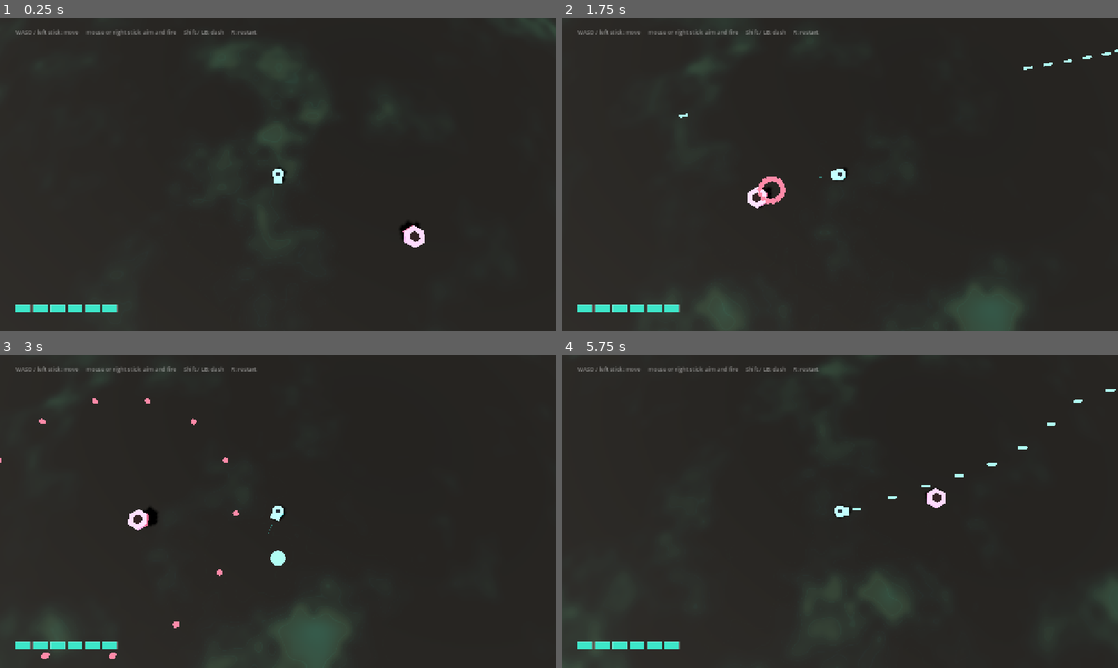
Above: before the commit, frames 1-4 (two rows, left to right).
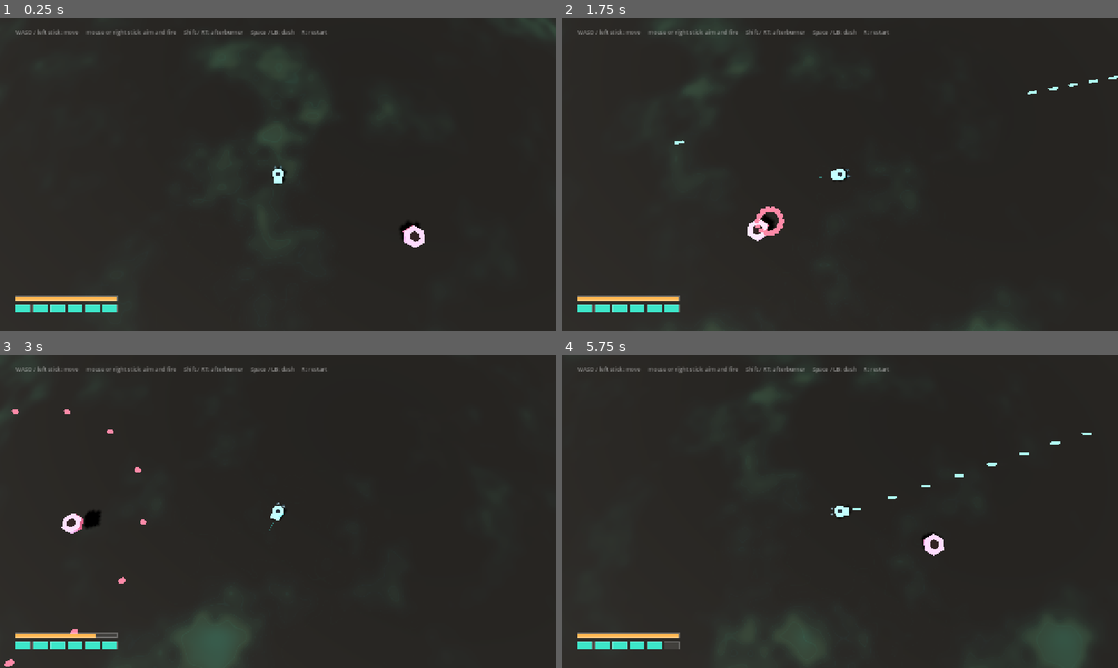
Above: after the commit, the same moments.

Repository: jlortegacares/gerwalk
Game: Godot game, scene res://levels/arena/arena.tscn
Two runs of this game, one before a commit and one after it. Both use one fixed random seed, a clock stepped at 60 frames per second and the inputs below.
Inputs (mouse positions are in pixels of both pictures, inside the frame that each line leads up to):
- Up to frame 1 (0.25 s): no input
- Up to frame 2 (1.75 s): move the mouse to (962, 158) at 0.52 s; press the mouse at (962, 158) at 0.53 s; hold D (move_right) 0.53-1.28 s; tap Space (dash) at 0.6 s; move the mouse to (728, 190) at 1.27 s; release the mouse at (728, 190) at 1.28 s; hold S (move_down) from 1.28 s (still down); click (728, 190) at 1.35 s; tap Shift (boost, bound only after the commit) at 1.55 s
- Up to frame 3 (3 s): move the mouse to (333, 442) at 2.02 s; release S (move_down) at 2.03 s; hold D (move_right) 2.03-2.78 s; hold Shift (boost, bound only after the commit) 2.03-2.78 s; click (333, 442) at 2.17 s; tap Space (dash) at 2.3, 2.85 s; move the mouse to (250, 574) at 2.77 s; hold W (move_up) from 2.78 s (still down)
- Up to frame 4 (5.75 s): click (812, 574) at 3.05 s; move the mouse to (1006, 558) at 3.52 s; release W (move_up) at 3.53 s; press the mouse at (1006, 558) at 3.53 s; hold A (move_left) 3.53-5.03 s; tap Shift (boost, bound only after the commit) at 3.8, 4.35 s; tap R (restart) at 4.15 s; move the mouse to (673, 464) at 4.27 s; release the mouse at (673, 464) at 4.28 s; click (673, 464) at 4.42 s; tap Space (dash) at 4.55, 5.1 s; move the mouse to (867, 511) at 5.02 s; press the mouse at (867, 511) at 5.03 s; hold S (move_down) from 5.03 s (still down)

The runs differ from the first frame. In frame 1, 0.5% of the frame differs, in the area x 2-59%, y 3-91%; in frame 2, 3.1%; in frame 3, 5.1%, in the area x 0-63%, y 3-100%; in frame 4, 3.8%.

Commit message:
feat: give the ship an afterburner with a turbo reserve
Holding the burner raises the top speed from 26.8 to 42 and drains a
100-unit reserve at 45/s; the reserve refills at 24/s whenever the burner
is off. Emptying it latches until the button is released, so holding the
key at zero cannot stutter the ship between two speeds.

Shift becomes the afterburner and the dash keeps Space plus the left
shoulder. The HUD grows a continuous turbo bar above the segmented HP bar,
fed by player_turbo_changed once per whole reserve unit. Twin plume and
core cones sit behind the hull and the lens widens a little while burning.

Diff:
--- a/common/global_event_bus.gd
+++ b/common/global_event_bus.gd
@@ -3,6 +3,7 @@
 ## Presentation listens here; gameplay never reaches into the UI.
 
 signal player_health_changed(current: int, maximum: int)
+signal player_turbo_changed(current: float, maximum: float)
 signal player_died
 signal enemy_killed
 signal camera_shake_requested(strength: float)
--- a/entities/player/player.gd
+++ b/entities/player/player.gd
@@ -26,6 +26,19 @@
 const DASH_DURATION: float = 0.16
 const DASH_COOLDOWN: float = 0.85
 
+## Afterburner. Normal thrust tops out at MAX_SPEED; the burner trades reserve for
+## a higher top speed, and the reserve only fills back while the burner is off.
+const BOOST_SPEED: float = 42.0
+const BOOST_ACCELERATION: float = 420.0
+const TURBO_MAX: float = 100.0
+const TURBO_DRAIN_PER_SECOND: float = 45.0
+const TURBO_RECHARGE_PER_SECOND: float = 24.0
+const FOV_BOOST_KICK: float = 5.0
+const FOV_RATE: float = 18.0
+
+const THRUSTER_X: float = -1.25
+const THRUSTER_Z: float = 0.55
+
 const BODY_RADIUS: float = 1.1
 const MUZZLE_DISTANCE: float = 1.8
 const BEAM_START: float = 2.4
@@ -48,17 +61,30 @@
 var _dash_direction: Vector3 = Vector3.RIGHT
 var _alive: bool = true
 
+var _turbo: float = TURBO_MAX
+var _boosting: bool = false
+var _turbo_locked: bool = false
+var _turbo_shown: float = TURBO_MAX
+var _base_fov: float = 58.0
+
 var _visual: Node3D
 var _visual_material: StandardMaterial3D
 var _aim_beam: MeshInstance3D
+var _thruster_plumes_material: StandardMaterial3D
+var _thruster_cores_material: StandardMaterial3D
+var _thruster_plumes: Array[MeshInstance3D] = []
+var _thruster_cores: Array[MeshInstance3D] = []
 
 
 func _ready() -> void:
 	add_to_group(&"player")
 	camera = %Camera
+	_base_fov = camera.fov
 	_build_visual()
+	_build_thrusters()
 	_build_aim_beam()
 	GlobalEventBus.player_health_changed.emit.call_deferred(_hp, MAX_HP)
+	GlobalEventBus.player_turbo_changed.emit.call_deferred(_turbo, TURBO_MAX)
 
 
 func _physics_process(delta: float) -> void:
@@ -78,22 +104,97 @@
 
 	_update_aim()
 	_update_firing()
+	_update_afterburner_visual(delta)
 
 
 func _move(delta: float) -> void:
 	var input_direction: Vector2 = Input.get_vector(
 		&"move_left", &"move_right", &"move_up", &"move_down"
 	)
+	var thrusting: bool = input_direction.length_squared() > 0.0
+	_update_boost(delta, thrusting)
+
+	var speed: float = BOOST_SPEED if _boosting else MAX_SPEED
+	var acceleration: float = BOOST_ACCELERATION if _boosting else ACCELERATION
 	# Screen up maps to -Z, so the ring reads the same as it did in 2D.
-	var target: Vector3 = Vector3(input_direction.x, 0.0, input_direction.y) * MAX_SPEED
-
-	if target.length_squared() > 0.0:
-		velocity = velocity.move_toward(target, ACCELERATION * delta)
+	var target: Vector3 = Vector3(input_direction.x, 0.0, input_direction.y) * speed
+
+	if thrusting:
+		velocity = velocity.move_toward(target, acceleration * delta)
 	else:
 		velocity = velocity.move_toward(Vector3.ZERO, FRICTION * delta)
 
 	velocity.y = 0.0
 	move_and_slide()
+
+
+## The burner is a tank, not a cooldown: it drains while it is being used and
+## fills back whenever it is not. It only burns when the ship is actually
+## thrusting, so the reserve measures ground covered instead of button time.
+## Emptying it latches until the button is released; re-arming on a partial
+## refill would stutter the ship between two speeds while held.
+func _update_boost(delta: float, thrusting: bool) -> void:
+	var pressed: bool = Input.is_action_pressed(&"boost")
+	if not pressed:
+		_turbo_locked = false
+
+	_boosting = pressed and thrusting and not _turbo_locked and _turbo > 0.0
+
+	if _boosting:
+		_turbo = maxf(_turbo - TURBO_DRAIN_PER_SECOND * delta, 0.0)
+		if _turbo <= 0.0:
+			_turbo_locked = true
+			_boosting = false
+	else:
+		_turbo = minf(_turbo + TURBO_RECHARGE_PER_SECOND * delta, TURBO_MAX)
+
+	_emit_turbo()
+
+
+## One event per whole reserve unit instead of one per physics frame: the bar is
+## 234 px wide, so a unit is under 2.5 px. Smooth to the eye, quiet on the bus.
+func _emit_turbo() -> void:
+	var shown: float = roundf(_turbo)
+	if is_equal_approx(shown, _turbo_shown):
+		return
+	_turbo_shown = shown
+	GlobalEventBus.player_turbo_changed.emit(_turbo, TURBO_MAX)
+
+
+## Twin nozzles behind the hull. Two nested cones per nozzle: a wide blue plume
+## that carries the shape and a thin hot core that makes it glow, because a single
+## additive cone either reads as an opaque white arrow or fades into the ground.
+## The flame follows the forward component of the velocity, not the input: a ship
+## strafing with its nose elsewhere is not burning towards its nose, and a flame
+## that grew anyway would be a lie. The camera kicks out a little while burning,
+## which reads as speed on a featureless surface.
+func _update_afterburner_visual(delta: float) -> void:
+	var forward_speed: float = maxf(velocity.dot(_aim_direction), 0.0)
+	var thrust: float = clampf(forward_speed / BOOST_SPEED, 0.0, 1.0)
+	var heat: float = clampf(
+		(forward_speed - MAX_SPEED) / (BOOST_SPEED - MAX_SPEED), 0.0, 1.0
+	)
+
+	_layout_flames(_thruster_plumes, 0.50 + thrust * 2.30)
+	_layout_flames(_thruster_cores, 0.35 + thrust * 1.40)
+
+	_thruster_plumes_material.albedo_color = Color(
+		lerpf(0.22, 0.5, heat), lerpf(0.6, 0.85, heat), 1.0, 0.08 + thrust * 0.24
+	)
+	_thruster_cores_material.albedo_color = Color(0.88, 0.98, 1.0, 0.18 + thrust * 0.45)
+
+	if camera == null:
+		return
+	var target_fov: float = _base_fov + (FOV_BOOST_KICK if _boosting else 0.0)
+	camera.fov = move_toward(camera.fov, target_fov, FOV_RATE * delta)
+
+
+## The cone's tip trails behind the nozzle, so growing it must move it back by the
+## same amount or the base would detach from the hull.
+func _layout_flames(flames: Array[MeshInstance3D], length: float) -> void:
+	for flame in flames:
+		flame.scale = Vector3(1.0, length, 1.0)
+		flame.position.x = THRUSTER_X - length * 0.5
 
 
 func _start_dash() -> void:
@@ -270,6 +371,55 @@
 	_visual.add_child(core)
 
 
+## Two additive, unshaded cones per nozzle: a wide plume and a thin core. The
+## materials are shared by both nozzles, so one colour update per frame is enough
+## and the two sides can never drift apart.
+func _build_thrusters() -> void:
+	_thruster_plumes_material = _make_thruster_material(Color(0.22, 0.6, 1.0, 0.12))
+	_thruster_cores_material = _make_thruster_material(Color(0.88, 0.98, 1.0, 0.25))
+
+	_add_thruster(-THRUSTER_Z, 0.45, _thruster_plumes_material, _thruster_plumes)
+	_add_thruster(THRUSTER_Z, 0.45, _thruster_plumes_material, _thruster_plumes)
+	_add_thruster(-THRUSTER_Z, 0.20, _thruster_cores_material, _thruster_cores)
+	_add_thruster(THRUSTER_Z, 0.20, _thruster_cores_material, _thruster_cores)
+
+	_update_afterburner_visual(0.0)
+
+
+func _make_thruster_material(tint: Color) -> StandardMaterial3D:
+	var material: StandardMaterial3D = StandardMaterial3D.new()
+	material.shading_mode = BaseMaterial3D.SHADING_MODE_UNSHADED
+	material.transparency = BaseMaterial3D.TRANSPARENCY_ALPHA
+	material.blend_mode = BaseMaterial3D.BLEND_MODE_ADD
+	material.cull_mode = BaseMaterial3D.CULL_DISABLED
+	material.albedo_color = tint
+	return material
+
+
+## Cone with its tip trailing behind: the mesh axis is local Y, so a quarter turn
+## about Z lays it along X, pointing away from the nose.
+func _add_thruster(
+	z_offset: float,
+	base_radius: float,
+	material: StandardMaterial3D,
+	into: Array[MeshInstance3D]
+) -> void:
+	var flame_mesh: CylinderMesh = CylinderMesh.new()
+	flame_mesh.top_radius = 0.0
+	flame_mesh.bottom_radius = base_radius
+	flame_mesh.height = 1.0
+	flame_mesh.radial_segments = 8
+
+	var flame: MeshInstance3D = MeshInstance3D.new()
+	flame.mesh = flame_mesh
+	flame.material_override = material
+	flame.cast_shadow = GeometryInstance3D.SHADOW_CASTING_SETTING_OFF
+	flame.rotation.z = PI * 0.5
+	flame.position = Vector3(THRUSTER_X, 0.0, z_offset)
+	_visual.add_child(flame)
+	into.append(flame)
+
+
 func _build_aim_beam() -> void:
 	var material: StandardMaterial3D = StandardMaterial3D.new()
 	material.shading_mode = BaseMaterial3D.SHADING_MODE_UNSHADED
--- a/project.godot
+++ b/project.godot
@@ -80,7 +80,6 @@
 dash={
 "deadzone": 0.2,
 "events": [Object(InputEventKey,"resource_local_to_scene":false,"resource_name":"","device":16,"window_id":0,"alt_press …(190 unchanged characters)…
-, Object(InputEventKey,"resource_local_to_scene":false,"resource_name":"","device":16,"window_id":0,"alt_pressed":false,"shift_pressed":false,"ctrl_pressed":false,"meta_pressed":false,"pressed":false,"keycode":0,"physical_keycode":4194325,"key_label":0,"unicode":0,"location":0,"echo":false,"script":null)
 , Object(InputEventJoypadButton,"resource_local_to_scene":false,"resource_name":"","device":-1,"button_index":9,"pressure":0.0,"pressed":false,"script":null)
 ]
 }
@@ -90,6 +89,12 @@
 , Object(InputEventJoypadButton,"resource_local_to_scene":false,"resource_name":"","device":-1,"button_index":6,"pressure":0.0,"pressed":false,"script":null)
 ]
 }
+boost={
+"deadzone": 0.2,
+"events": [Object(InputEventKey,"resource_local_to_scene":false,"resource_name":"","device":16,"window_id":0,"alt_pressed":false,"shift_pressed":false,"ctrl_pressed":false,"meta_pressed":false,"pressed":false,"keycode":0,"physical_keycode":4194325,"key_label":0,"unicode":0,"location":0,"echo":false,"script":null)
+, Object(InputEventJoypadMotion,"resource_local_to_scene":false,"resource_name":"","device":-1,"axis":5,"axis_value":1.0,"script":null)
+]
+}
 
 [rendering]
 
--- a/tests/smoke_test.gd
+++ b/tests/smoke_test.gd
@@ -29,6 +29,7 @@
 	await _test_firing()
 	await _test_enemy_patterns()
 	await _test_enemies_roam_the_planet()
+	await _test_afterburner()
 
 	_clear_enemies()
 	_clear_projectiles()
@@ -146,6 +147,89 @@
 	)
 
 
+## The burner is a tank, not a cooldown, so this drives the whole cycle in one
+## run: burn, coast, burn out, release and re-arm. Those four states are the
+## mechanic; checking a single one of them would miss the transitions.
+func _test_afterburner() -> void:
+	var turbo_events: Array = []
+	var handler: Callable = func(current: float, maximum: float) -> void:
+		turbo_events.append(Vector2(current, maximum))
+	GlobalEventBus.player_turbo_changed.connect(handler)
+
+	_check(
+		is_equal_approx(float(_player.get("_turbo")), Player.TURBO_MAX),
+		"the turbo reserve starts full"
+	)
+
+	Input.action_press(&"move_right")
+	Input.action_press(&"boost")
+	var base_fov: float = _player.camera.fov
+	for _i in 90:
+		await get_tree().physics_frame
+
+	var boosting_fov: float = _player.camera.fov
+	var boosting_speed: float = _flat_speed()
+	var spent: float = float(_player.get("_turbo"))
+	Input.action_release(&"boost")
+
+	_check(
+		boosting_speed > Player.MAX_SPEED * 1.1,
+		"the afterburner beats normal top speed (%.1f u/s)" % boosting_speed
+	)
+	_check(
+		boosting_fov > base_fov + 1.0,
+		"burning widens the lens as a speed cue (%.1f -> %.1f)" % [base_fov, boosting_fov]
+	)
+	_check(
+		spent < Player.TURBO_MAX,
+		"the burner spends the reserve (%.0f left)" % spent
+	)
+
+	for _i in 60:
+		await get_tree().physics_frame
+	Input.action_release(&"move_right")
+	var refilled: float = float(_player.get("_turbo"))
+	_check(
+		refilled > spent,
+		"the reserve refills off the burner (%.0f -> %.0f)" % [spent, refilled]
+	)
+
+	# Burnout: with almost nothing left the burner must cut out and hand the ship
+	# back to normal thrust instead of holding the fast speed for free.
+	_player.set("_turbo", 3.0)
+	Input.action_press(&"move_right")
+	Input.action_press(&"boost")
+	for _i in 20:
+		await get_tree().physics_frame
+	var burnt_out_speed: float = _flat_speed()
+	_check(
+		burnt_out_speed <= Player.MAX_SPEED + 0.5,
+		"burnout hands the ship back to normal speed (%.1f u/s)" % burnt_out_speed
+	)
+
+	# Re-arm: releasing the button clears the lockout, so a refilled reserve can
+	# burn again on the next press.
+	Input.action_release(&"boost")
+	for _i in 60:
+		await get_tree().physics_frame
+	Input.action_press(&"boost")
+	for _i in 30:
+		await get_tree().physics_frame
+	var rearmed_speed: float = _flat_speed()
+	Input.action_release(&"boost")
+	Input.action_release(&"move_right")
+
+	_check(
+		rearmed_speed > Player.MAX_SPEED * 1.1,
+		"releasing the burner re-arms it (%.1f u/s)" % rearmed_speed
+	)
+	_check(not turbo_events.is_empty(), "turbo changes reach the event bus")
+
+	GlobalEventBus.player_turbo_changed.disconnect(handler)
+	for _i in 40:
+		await get_tree().physics_frame
+
+
 ## The planet has no boundary any more: the surface under the ship is replaced as
 ## the planet rolls, so a straight line must keep going forever.
 func _test_travel_is_unbounded() -> void:
@@ -256,6 +340,10 @@
 	return Vector2(a.x - b.x, a.z - b.z).length()
 
 
+func _flat_speed() -> float:
+	return Vector2(_player.velocity.x, _player.velocity.z).length()
+
+
 func _test_damage_and_iframes() -> void:
 	# The encounter phase can legitimately land a hit, and this check is about
 	# invulnerability frames, not about arriving at full health.
--- a/tools/capture_frame.gd
+++ b/tools/capture_frame.gd
@@ -7,6 +7,8 @@
 ##
 ## `--travel N` holds move_right for N physics frames before the capture, which is
 ## how the rolling planet is checked: the terrain under the ship must change.
+## `--boost N` holds move_right and boost for N frames and captures while still
+## burning, which is how the thruster plume and the turbo bar are reviewed.
 ## `--out PATH` overrides the output file.
 
 const ARENA_SCENE: String = "res://levels/arena/arena.tscn"
@@ -16,6 +18,7 @@
 
 func _ready() -> void:
 	var travel_frames: int = int(_argument("travel", "0"))
+	var boost_frames: int = int(_argument("boost", "0"))
 	var output_path: String = _argument("out", DEFAULT_OUTPUT)
 
 	var arena: Node = load(ARENA_SCENE).instantiate()
@@ -27,8 +30,13 @@
 	Input.action_press(&"aim_right")
 	Input.action_press(&"fire")
 
-	if travel_frames <= 0:
+	if travel_frames <= 0 and boost_frames <= 0:
 		for _i in WARMUP_FRAMES:
+			await get_tree().physics_frame
+	elif boost_frames > 0:
+		Input.action_press(&"move_right")
+		Input.action_press(&"boost")
+		for _i in boost_frames:
 			await get_tree().physics_frame
 	else:
 		Input.action_press(&"move_right")
--- a/tools/setup_input_map.gd
+++ b/tools/setup_input_map.gd
@@ -21,7 +21,9 @@
 	_add("aim_down", [_axis(JOY_AXIS_RIGHT_Y, 1.0)])
 
 	_add("fire", [_mouse(MOUSE_BUTTON_LEFT), _button(JOY_BUTTON_RIGHT_SHOULDER)])
-	_add("dash", [_key(KEY_SPACE), _key(KEY_SHIFT), _button(JOY_BUTTON_LEFT_SHOULDER)])
+	# Dash is a short invulnerable burst; boost is the sustained afterburner.
+	_add("dash", [_key(KEY_SPACE), _button(JOY_BUTTON_LEFT_SHOULDER)])
+	_add("boost", [_key(KEY_SHIFT), _axis(JOY_AXIS_TRIGGER_RIGHT, 1.0)])
 	_add("restart", [_key(KEY_R), _button(JOY_BUTTON_START)])
 
 	var error: Error = ProjectSettings.save()
--- a/ui/hud/hud.gd
+++ b/ui/hud/hud.gd
@@ -2,6 +2,7 @@
 ## Stateless projection of gameplay state. Reads only from the event bus.
 
 @onready var _health_bar: Control = %HealthBar
+@onready var _turbo_bar: Control = %TurboBar
 @onready var _game_over: Control = %GameOver
 
 var _game_over_visible: bool = false
@@ -10,6 +11,7 @@
 func _ready() -> void:
 	_game_over.visible = false
 	GlobalEventBus.player_health_changed.connect(_on_player_health_changed)
+	GlobalEventBus.player_turbo_changed.connect(_on_player_turbo_changed)
 	GlobalEventBus.player_died.connect(_on_player_died)
 
 
@@ -23,6 +25,10 @@
 	_health_bar.set_health(current, maximum)
 
 
+func _on_player_turbo_changed(current: float, maximum: float) -> void:
+	_turbo_bar.set_turbo(current, maximum)
+
+
 func _on_player_died() -> void:
 	_game_over_visible = true
 	_game_over.visible = true
--- a/ui/hud/hud.tscn
+++ b/ui/hud/hud.tscn
@@ -1,7 +1,8 @@
-[gd_scene load_steps=3 format=3]
+[gd_scene load_steps=4 format=3]
 
 [ext_resource type="Script" path="res://ui/hud/hud.gd" id="1_hud"]
 [ext_resource type="Script" path="res://ui/hud/health_bar.gd" id="2_health"]
+[ext_resource type="Script" path="res://ui/hud/turbo_bar.gd" id="3_turbo"]
 
 [node name="HUD" type="CanvasLayer"]
 script = ExtResource("1_hud")
@@ -28,6 +29,19 @@
 mouse_filter = 2
 script = ExtResource("2_health")
 
+[node name="TurboBar" type="Control" parent="HudRoot"]
+unique_name_in_owner = true
+layout_mode = 1
+anchor_top = 1.0
+anchor_bottom = 1.0
+offset_left = 36.0
+offset_top = -80.0
+offset_right = 270.0
+offset_bottom = -70.0
+grow_vertical = 0
+mouse_filter = 2
+script = ExtResource("3_turbo")
+
 [node name="HintLabel" type="Label" parent="HudRoot"]
 layout_mode = 1
 offset_left = 36.0
@@ -36,7 +50,7 @@
 offset_bottom = 48.0
 theme_override_colors/font_color = Color(1, 1, 1, 0.45)
 theme_override_font_sizes/font_size = 13
-text = "WASD / left stick: move     mouse or right stick: aim and fire     Shift / LB: dash     R: restart"
+text = "WASD / left stick: move     mouse or right stick: aim and fire     Shift / RT: afterburner     Space / LB: dash     R: restart"
 
 [node name="GameOver" type="Control" parent="HudRoot"]
 unique_name_in_owner = true
--- /dev/null
+++ b/ui/hud/turbo_bar.gd
@@ -0,0 +1,28 @@
+extends Control
+## Afterburner reserve. Continuous, not segmented: the reserve drains and refills
+## on every frame, so segments would quantise a value that has no natural steps.
+## Draw-only and event-fed, like the HP bar.
+
+const BAR_SIZE: Vector2 = Vector2(234.0, 10.0)
+const FILLED_COLOR: Color = Color(1.0, 0.72, 0.32, 1.0)
+const SPENT_COLOR: Color = Color(1, 1, 1, 0.1)
+const BORDER_COLOR: Color = Color(1, 1, 1, 0.28)
+
+var _ratio: float = 1.0
+
+
+func set_turbo(current: float, maximum: float) -> void:
+	_ratio = clampf(current / maxf(maximum, 0.001), 0.0, 1.0)
+	queue_redraw()
+
+
+func _draw() -> void:
+	var frame: Rect2 = Rect2(Vector2.ZERO, BAR_SIZE)
+	draw_rect(frame, SPENT_COLOR, true)
+	if _ratio > 0.0:
+		draw_rect(
+			Rect2(frame.position, Vector2(BAR_SIZE.x * _ratio, BAR_SIZE.y)),
+			FILLED_COLOR,
+			true
+		)
+	draw_rect(frame, BORDER_COLOR, false, 1.0)
